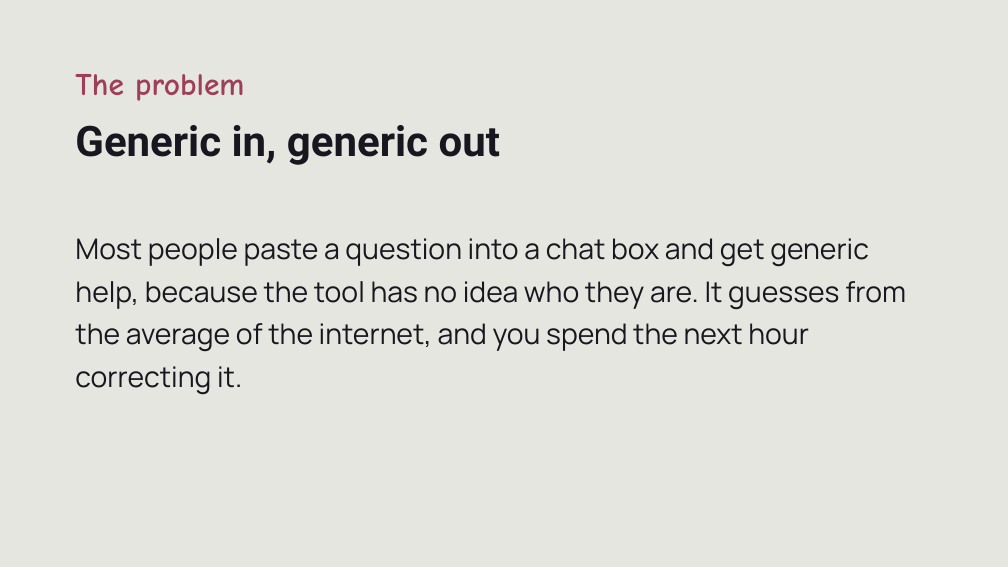
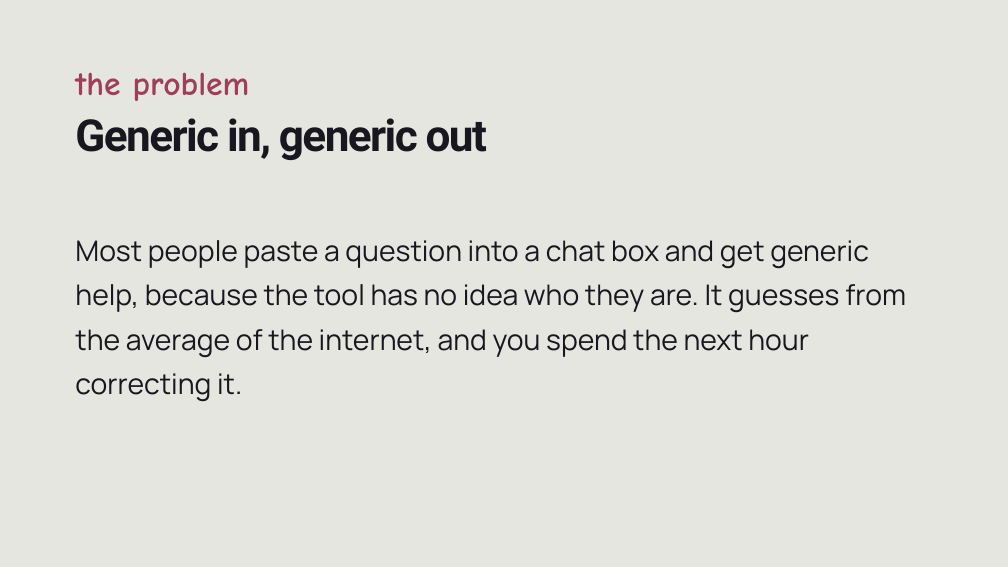
Before and after one commit to ashleyscruse/grant-writing-accelerator, a slide deck: slide 2 of working/context-ai-workshop-slides.pptx. Drawn at 1008x567 pixels with LibreOffice and Linux fonts; fonts in the diff are those of the drawing. Boxes give left, top, right and bottom in pixels: in the first picture for what was removed or moved away, otherwise in the second. Text is boxed around its words. In the diff, an @@ line names an element or a change of style, - is before the commit and + after.

```diff
--- a/working/context-ai-workshop-slides.pptx
+++ b/working/context-ai-workshop-slides.pptx
@@ text at box(75, 72, 250, 101): text changed; size 30 to 32 pt @@
-The problem
+the problem
@@ text "Generic in, generic out" at box(75, 118, 487, 160): size 40 to 42 pt, letter spacing 0 to -1.5 pt; line spacing 1.1 to 1.03 @@
@@ text "Most people paste a question ..." at box(75, 240, 906, 402): line spacing 1.25 to 1.3 @@
```
Also in this commit, not shown: 11 other slides changed, 1 other file.
